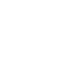
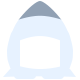
Layer changes from the first 80x80 image to the second:
showed group "Group 2 copy" (9 layers) over bbox(3, 1, 76, 79)
